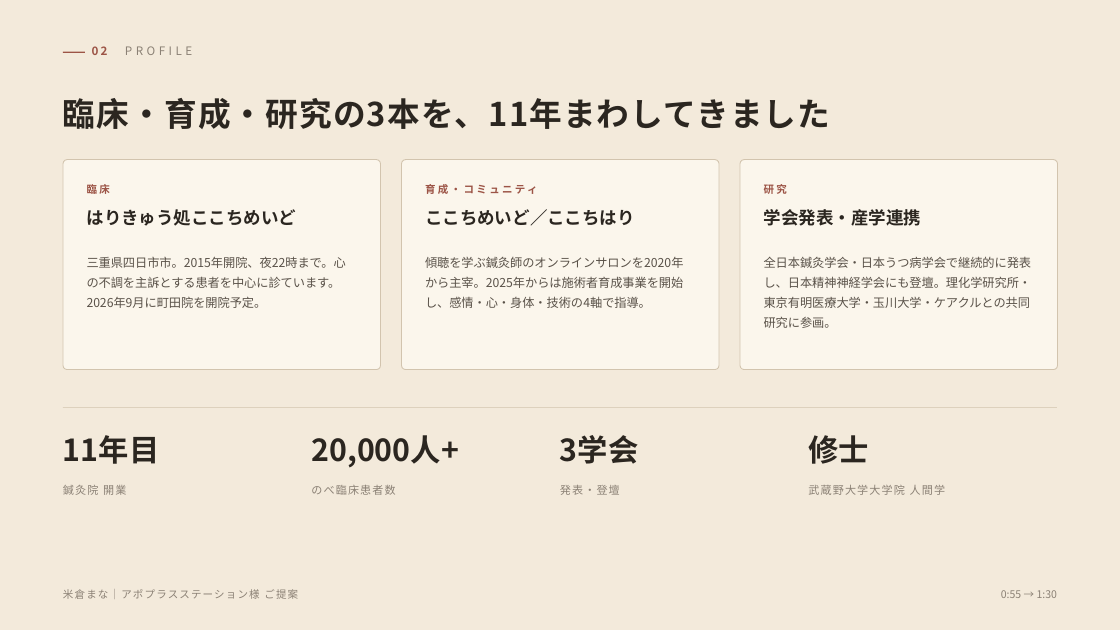
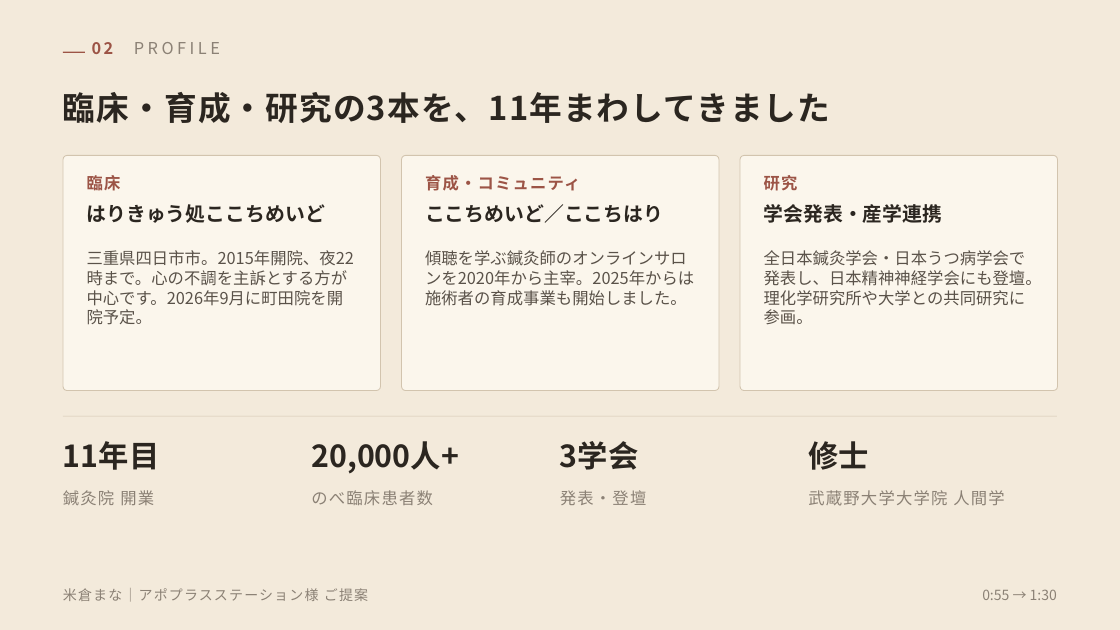
Before and after one commit to mananyon/manayonekura, a slide deck: slide 3 of proposals/米倉まな_アポプラスステーション様ご提案_導入.pptx. Drawn at 1120x630 pixels with LibreOffice and Linux fonts; fonts in the diff are those of the drawing. Boxes give left, top, right and bottom in pixels: in the first picture for what was removed or moved away, otherwise in the second. Text is boxed around its words. In the diff, an @@ line names an element or a change of style, - is before the commit and + after.

```diff
--- a/proposals/米倉まな_アポプラスステーション様ご提案_導入.pptx
+++ b/proposals/米倉まな_アポプラスステーション様ご提案_導入.pptx
@@ text "02 PROFILE" at [92,42,220,54]: size 10 to 14 pt @@
@@ rounded rectangle: place and size @@
-rounded rectangle at [63,160,381,370]
+rounded rectangle at [63,155,381,391]
@@ rounded rectangle: place and size @@
-rounded rectangle at [402,160,719,370]
+rounded rectangle at [402,155,719,391]
@@ proportions changed in 3 elements at [63,155,381,391], [402,155,719,391], [740,155,1058,391] @@
@@ rounded rectangle: place and size @@
-rounded rectangle at [740,160,1058,370]
+rounded rectangle at [740,155,1058,391]
@@ 4 texts: place and size @@
-4 texts at [63,98,830,194]
+4 texts at [63,92,830,191]
@@ size 9 to 14 pt, letter spacing 2 to 1 pt in 3 elements at [87,175,121,191], [425,175,581,191], [764,175,798,191] @@
@@ size 15 to 17 pt in 3 elements at [87,204,325,223], [425,204,663,223], [764,204,943,223] @@
@@ text at [87,250,354,325]: text changed; size 10.5 to 14 pt @@
-三重県四日市市。2015年開院、夜22時まで。心の不調を主訴とする患者を中心に診ています。2026年9月に町田院を開院予定。
+三重県四日市市。2015年開院、夜22時まで。心の不調を主訴とする方が中心です。2026年9月に町田院を開院予定。
@@ text at [425,250,694,306]: text changed; size 10.5 to 14 pt @@
-傾聴を学ぶ鍼灸師のオンラインサロンを2020年から主宰。2025年からは施術者育成事業を開始し、感情・心・身体・技術の4軸で指導。
+傾聴を学ぶ鍼灸師のオンラインサロンを2020年から主宰。2025年からは施術者の育成事業も開始しました。
@@ text at [764,250,1042,325]: text changed; size 10.5 to 14 pt @@
-全日本鍼灸学会・日本うつ病学会で継続的に発表し、日本精神神経学会にも登壇。理化学研究所・東京有明医療大学・玉川大学・ケアクルとの共同研究に参画。
+全日本鍼灸学会・日本うつ病学会で発表し、日本精神神経学会にも登壇。理化学研究所や大学との共同研究に参画。
@@ rectangle: place and size @@
-rectangle at [63,408,1057,408]
+rectangle at [63,416,1057,417]
@@ 4 texts: place and size @@
-4 texts at [63,435,869,468]
+4 texts at [63,441,869,474]
@@ size 9.5 to 14 pt in 4 elements at [63,490,154,505], [311,490,432,505], [560,490,646,505], [808,490,1004,506] @@
@@ text "米倉まな｜アポプラスステーション様 ご提案" at [63,588,368,601]: size 9 to 12 pt @@
@@ text "0:55 → 1:30" at [982,590,1057,600]: size 9 to 12 pt @@
```
Also in this commit, not shown: 9 other slides changed, 2 other files.
